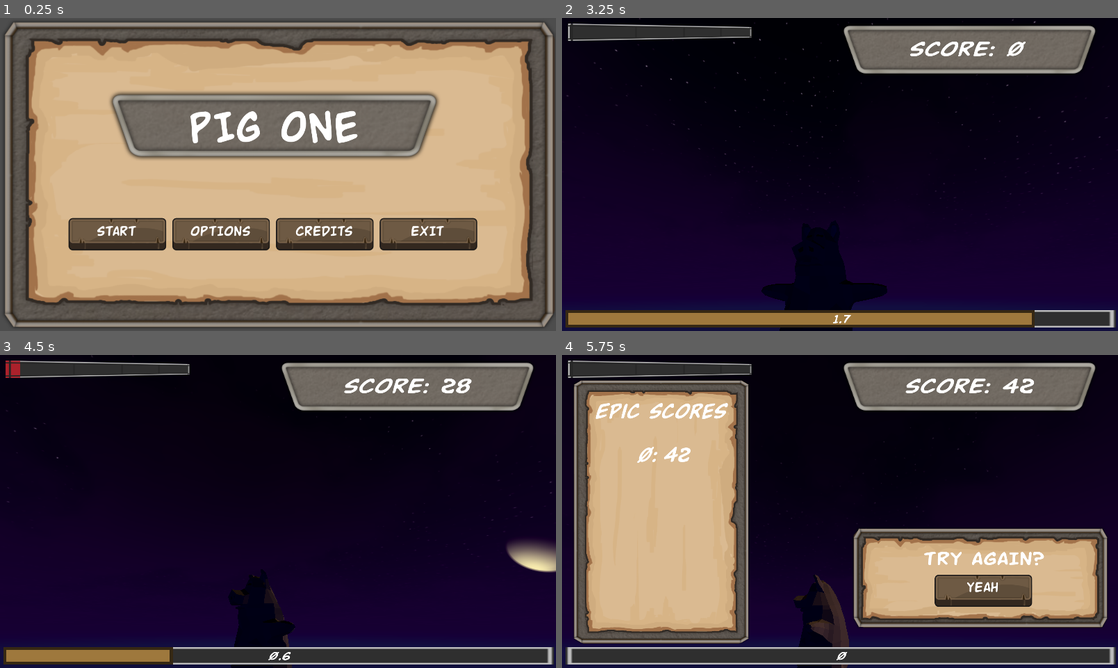
Above: before the commit, frames 1-4 (two rows, left to right).
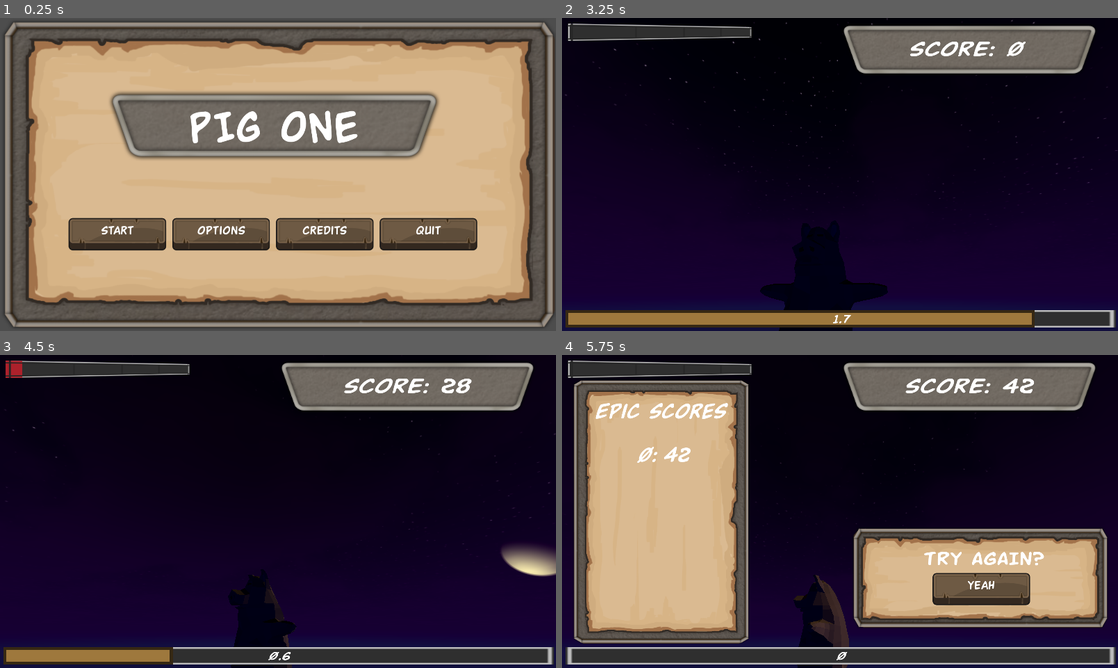
Above: after the commit, the same moments.

Repository: MattCharles/PigOne
Game: Godot game, scene res://Scenes/main_menu.tscn
The game is run twice, just before and just after one commit, with the same random seed, the same clock (stepped at 60 frames per second) and the same inputs. Before the commit the project has no main scene; this scene is started directly in both runs.
Inputs (mouse positions are in pixels of both pictures, inside the frame that each line leads up to):
- Up to frame 1 (0.25 s): no input
- Up to frame 2 (3.25 s): click "OPTIONS" (after the commit: "Options") at 0.5 s; click "CREDITS" (after the commit: "Credits") at 1.25 s; click "BACK" at 2 s; click "START" (after the commit: "Start") at 2.75 s
- Up to frame 3 (4.5 s): move the mouse to (400, 495) at 3.52 s; click (400, 495) at 3.67 s; move the mouse to (166, 527) at 4.27 s; click (166, 527) at 4.42 s
- Up to frame 4 (5.75 s): move the mouse to (895, 442) at 5.02 s; click (895, 442) at 5.17 s

The runs differ from the first frame. In frame 1, 0.7% of the frame differs, in the area x 17-80%, y 66-70%; in frame 2, 0.1%; in frame 3, 0.9%, in the area x 1-100%, y 0-94%; in frame 4, 0.8%.

Commit message:
Cleanup of filesystem structure, refactored buttons

Diff:
--- /dev/null
+++ b/Scenes/big_button.tscn
@@ -0,0 +1,68 @@
+[gd_scene load_steps=16 format=3 uid="uid://c1l88v70ir6ui"]
+
+[ext_resource type="Texture2D" uid="uid://v0nsl7h20c4t" path="res://Images/TextBTN_Big.png" id="1_yr88d"]
+[ext_resource type="Texture2D" uid="uid://b65mbochgeqv4" path="res://Images/TextBTN_Big_Pressed.png" id="2_pkvoe"]
+[ext_resource type="Texture2D" uid="uid://br33midyugaa5" path="res://Images/ModButton.png" id="3_x4tgo"]
+[ext_resource type="Script" path="res://Scripts/big_button.gd" id="4_n4j4n"]
+[ext_resource type="FontFile" uid="uid://b7r0m4wv7n1s2" path="res://Fonts/buddychampion.ttf" id="5_5g5vx"]
+[ext_resource type="AudioStream" uid="uid://bn1tn2a2e7jdv" path="res://Sounds/oink1.wav" id="6_ypvbp"]
+[ext_resource type="AudioStream" uid="uid://bt7suxliafnwu" path="res://Sounds/oink2.wav" id="7_20sp1"]
+[ext_resource type="AudioStream" uid="uid://05qki6htr1km" path="res://Sounds/oink3.wav" id="8_g33mt"]
+[ext_resource type="AudioStream" uid="uid://dbhfggxb3plcw" path="res://Sounds/oink4.wav" id="9_2dbw8"]
+[ext_resource type="AudioStream" uid="uid://cyomk1bwwj21b" path="res://Sounds/oink5.wav" id="10_2pm0a"]
+[ext_resource type="AudioStream" uid="uid://dkp2johb8vcnc" path="res://Sounds/oink6.wav" id="11_jgqtl"]
+[ext_resource type="AudioStream" uid="uid://bjgrhwxbgopqr" path="res://Sounds/oink7.wav" id="12_gfhmh"]
+[ext_resource type="AudioStream" uid="uid://dvw66ibj15d40" path="res://Sounds/oink8.wav" id="13_44fl0"]
+[ext_resource type="AudioStream" uid="uid://biln2w7msr8jr" path="res://Sounds/oink9.wav" id="14_2heob"]
+
+[sub_resource type="AudioStreamRandomizer" id="AudioStreamRandomizer_61seb"]
+streams_count = 9
+stream_0/stream = ExtResource("6_ypvbp")
+stream_0/weight = 1.0
+stream_1/stream = ExtResource("7_20sp1")
+stream_1/weight = 1.0
+stream_2/stream = ExtResource("8_g33mt")
+stream_2/weight = 1.0
+stream_3/stream = ExtResource("9_2dbw8")
+stream_3/weight = 1.0
+stream_4/stream = ExtResource("10_2pm0a")
+stream_4/weight = 1.0
+stream_5/stream = ExtResource("11_jgqtl")
+stream_5/weight = 1.0
+stream_6/stream = ExtResource("12_gfhmh")
+stream_6/weight = 1.0
+stream_7/stream = ExtResource("13_44fl0")
+stream_7/weight = 1.0
+stream_8/stream = ExtResource("14_2heob")
+stream_8/weight = 1.0
+
+[node name="big_button" type="TextureButton"]
+offset_right = 338.0
+offset_bottom = 112.0
+keep_pressed_outside = true
+texture_normal = ExtResource("1_yr88d")
+texture_pressed = ExtResource("2_pkvoe")
+texture_hover = ExtResource("3_x4tgo")
+script = ExtResource("4_n4j4n")
+
+[node name="Label" type="Label" parent="."]
+layout_mode = 1
+anchors_preset = 15
+anchor_right = 1.0
+anchor_bottom = 1.0
+offset_bottom = -28.0
+grow_horizontal = 2
+grow_vertical = 2
+theme_override_fonts/font = ExtResource("5_5g5vx")
+theme_override_font_sizes/font_size = 54
+text = "TEXT"
+horizontal_alignment = 1
+vertical_alignment = 1
+
+[node name="AudioStreamPlayer" type="AudioStreamPlayer" parent="."]
+stream = SubResource("AudioStreamRandomizer_61seb")
+bus = &"SFX"
+
+[connection signal="button_down" from="." to="." method="_on_button_down"]
+[connection signal="button_up" from="." to="." method="_on_button_up"]
+[connection signal="mouse_entered" from="." to="." method="_on_mouse_entered"]
--- a/Scenes/main_menu.tscn
+++ b/Scenes/main_menu.tscn
@@ -1,45 +1,12 @@
-[gd_scene load_steps=21 format=3 uid="uid://c2x1vf5wh7hr8"]
+[gd_scene load_steps=8 format=3 uid="uid://c2x1vf5wh7hr8"]
 
-[ext_resource type="Script" path="res://main_menu.gd" id="1_arqt2"]
+[ext_resource type="Script" path="res://Scripts/main_menu.gd" id="1_8yafj"]
 [ext_resource type="Texture2D" uid="uid://cyl5ou74o5epx" path="res://Images/UI board Large  stone.png" id="2_lxddo"]
 [ext_resource type="Texture2D" uid="uid://y0u768d3d1ja" path="res://Images/UI board Large  parchment.png" id="3_u41kw"]
-[ext_resource type="Texture2D" uid="uid://v0nsl7h20c4t" path="res://Images/TextBTN_Big.png" id="4_bia00"]
-[ext_resource type="Texture2D" uid="uid://b65mbochgeqv4" path="res://Images/TextBTN_Big_Pressed.png" id="5_k3k6p"]
-[ext_resource type="Texture2D" uid="uid://br33midyugaa5" path="res://Images/ModButton.png" id="6_rdqvm"]
-[ext_resource type="FontFile" uid="uid://b7r0m4wv7n1s2" path="res://Fonts/buddychampion.ttf" id="7_kp3us"]
+[ext_resource type="PackedScene" uid="uid://c1l88v70ir6ui" path="res://Scenes/big_button.tscn" id="4_8w1r4"]
 [ext_resource type="Texture2D" uid="uid://cdimxm8almcha" path="res://Images/IRONY TITLE  Large.png" id="8_2q2wb"]
 [ext_resource type="FontFile" uid="uid://cs63ql10bief" path="res://Fonts/buddychampionrotate.ttf" id="9_cvlqq"]
 [ext_resource type="AudioStream" uid="uid://dcjr1dj27vm7c" path="res://Sounds/Music/Holiday Weasel.mp3" id="10_lpk2g"]
-[ext_resource type="AudioStream" uid="uid://bn1tn2a2e7jdv" path="res://Sounds/oink1.wav" id="11_m6i5v"]
-[ext_resource type="AudioStream" uid="uid://bt7suxliafnwu" path="res://Sounds/oink2.wav" id="12_4dtrn"]
-[ext_resource type="AudioStream" uid="uid://05qki6htr1km" path="res://Sounds/oink3.wav" id="13_qk5qn"]
-[ext_resource type="AudioStream" uid="uid://dbhfggxb3plcw" path="res://Sounds/oink4.wav" id="14_qludr"]
-[ext_resource type="AudioStream" uid="uid://cyomk1bwwj21b" path="res://Sounds/oink5.wav" id="15_hclps"]
-[ext_resource type="AudioStream" uid="uid://dkp2johb8vcnc" path="res://Sounds/oink6.wav" id="16_0msn1"]
-[ext_resource type="AudioStream" uid="uid://bjgrhwxbgopqr" path="res://Sounds/oink7.wav" id="17_epdh6"]
-[ext_resource type="AudioStream" uid="uid://dvw66ibj15d40" path="res://Sounds/oink8.wav" id="18_jdmxl"]
-[ext_resource type="AudioStream" uid="uid://biln2w7msr8jr" path="res://Sounds/oink9.wav" id="19_ok141"]
-
-[sub_resource type="AudioStreamRandomizer" id="AudioStreamRandomizer_svkjy"]
-streams_count = 9
-stream_0/stream = ExtResource("11_m6i5v")
-stream_0/weight = 1.0
-stream_1/stream = ExtResource("12_4dtrn")
-stream_1/weight = 1.0
-stream_2/stream = ExtResource("13_qk5qn")
-stream_2/weight = 1.0
-stream_3/stream = ExtResource("14_qludr")
-stream_3/weight = 1.0
-stream_4/stream = ExtResource("15_hclps")
-stream_4/weight = 1.0
-stream_5/stream = ExtResource("16_0msn1")
-stream_5/weight = 1.0
-stream_6/stream = ExtResource("17_epdh6")
-stream_6/weight = 1.0
-stream_7/stream = ExtResource("18_jdmxl")
-stream_7/weight = 1.0
-stream_8/stream = ExtResource("19_ok141")
-stream_8/weight = 1.0
 
 [node name="Menu" type="Control"]
 layout_mode = 3
@@ -51,7 +18,7 @@
 offset_bottom = -4.0
 grow_horizontal = 2
 grow_vertical = 2
-script = ExtResource("1_arqt2")
+script = ExtResource("1_8yafj")
 
 [node name="Background" type="Sprite2D" parent="."]
 scale = Vector2(2.08667, 1.74313)
@@ -90,88 +57,28 @@
 anchor_top = 0.641
 anchor_right = 0.873
 anchor_bottom = 0.82
-offset_left = -0.00901794
-offset_top = -0.0750122
+offset_left = -0.00900269
+offset_top = -0.0749512
 offset_right = -1.28711
-offset_bottom = -3.50006
+offset_bottom = -80.5
 theme_override_constants/separation = 20
 alignment = 1
 
-[node name="Start" type="TextureButton" parent="ButtonContainer"]
+[node name="Start" parent="ButtonContainer" instance=ExtResource("4_8w1r4")]
 layout_mode = 2
-texture_normal = ExtResource("4_bia00")
-texture_pressed = ExtResource("5_k3k6p")
-texture_hover = ExtResource("6_rdqvm")
+text = "Start"
 
-[node name="Label" type="Label" parent="ButtonContainer/Start"]
-layout_mode = 1
-anchors_preset = -1
-anchor_right = 0.985
-anchor_bottom = 0.474
-offset_right = 0.0699768
-offset_bottom = -0.00801086
-theme_override_fonts/font = ExtResource("7_kp3us")
-theme_override_font_sizes/font_size = 64
-text = "START"
-horizontal_alignment = 1
-vertical_alignment = 1
+[node name="Options" parent="ButtonContainer" instance=ExtResource("4_8w1r4")]
+layout_mode = 2
+text = "Options"
 
-[node name="Options" type="TextureButton" parent="ButtonContainer"]
+[node name="Credits" parent="ButtonContainer" instance=ExtResource("4_8w1r4")]
 layout_mode = 2
-texture_normal = ExtResource("4_bia00")
-texture_pressed = ExtResource("5_k3k6p")
-texture_hover = ExtResource("6_rdqvm")
+text = "Credits"
 
-[node name="Label" type="Label" parent="ButtonContainer/Options"]
-layout_mode = 1
-anchors_preset = -1
-anchor_right = 0.985
-anchor_bottom = 0.474
-offset_right = 0.0699768
-offset_bottom = -0.00801086
-theme_override_fonts/font = ExtResource("7_kp3us")
-theme_override_font_sizes/font_size = 64
-text = "OPTIONS"
-horizontal_alignment = 1
-vertical_alignment = 1
-
-[node name="Credits" type="TextureButton" parent="ButtonContainer"]
+[node name="Quit" parent="ButtonContainer" instance=ExtResource("4_8w1r4")]
 layout_mode = 2
-texture_normal = ExtResource("4_bia00")
-texture_pressed = ExtResource("5_k3k6p")
-texture_hover = ExtResource("6_rdqvm")
-
-[node name="Label" type="Label" parent="ButtonContainer/Credits"]
-layout_mode = 1
-anchors_preset = -1
-anchor_right = 0.985
-anchor_bottom = 0.474
-offset_right = 0.0699768
-offset_bottom = -0.00801086
-theme_override_fonts/font = ExtResource("7_kp3us")
-theme_override_font_sizes/font_size = 64
-text = "CREDITS"
-horizontal_alignment = 1
-vertical_alignment = 1
-
-[node name="Exit" type="TextureButton" parent="ButtonContainer"]
-layout_mode = 2
-texture_normal = ExtResource("4_bia00")
-texture_pressed = ExtResource("5_k3k6p")
-texture_hover = ExtResource("6_rdqvm")
-
-[node name="Label" type="Label" parent="ButtonContainer/Exit"]
-layout_mode = 1
-anchors_preset = -1
-anchor_right = 0.985
-anchor_bottom = 0.474
-offset_right = 0.0699768
-offset_bottom = -0.00801086
-theme_override_fonts/font = ExtResource("7_kp3us")
-theme_override_font_sizes/font_size = 64
-text = "EXIT"
-horizontal_alignment = 1
-vertical_alignment = 1
+text = "Quit"
 
 [node name="TitleBackground" type="Sprite2D" parent="."]
 position = Vector2(948, 370)
@@ -198,24 +105,9 @@
 [node name="AudioStreamPlayer2D" type="AudioStreamPlayer2D" parent="."]
 stream = ExtResource("10_lpk2g")
 autoplay = true
-
-[node name="Oinker" type="AudioStreamPlayer" parent="."]
-stream = SubResource("AudioStreamRandomizer_svkjy")
-bus = &"SFX"
-
-[node name="Music" type="AudioStreamPlayer2D" parent="."]
 bus = &"Music"
 
-[connection signal="button_down" from="ButtonContainer/Start" to="." method="_on_start_button_down"]
-[connection signal="button_up" from="ButtonContainer/Start" to="." method="_on_start_button_up"]
-[connection signal="mouse_entered" from="ButtonContainer/Start" to="." method="_on_button_entered"]
-[connection signal="button_down" from="ButtonContainer/Options" to="." method="_on_options_button_down"]
-[connection signal="button_up" from="ButtonContainer/Options" to="." method="_on_options_button_up"]
-[connection signal="mouse_entered" from="ButtonContainer/Options" to="." method="_on_button_entered"]
-[connection signal="button_down" from="ButtonContainer/Credits" to="." method="_on_credits_button_down"]
-[connection signal="button_up" from="ButtonContainer/Credits" to="." method="_on_credits_button_up"]
-[connection signal="mouse_entered" from="ButtonContainer/Credits" to="." method="_on_button_entered"]
+[connection signal="pressed" from="ButtonContainer/Start" to="." method="_on_start_pressed"]
+[connection signal="pressed" from="ButtonContainer/Options" to="." method="_on_options_pressed"]
 [connection signal="pressed" from="ButtonContainer/Credits" to="." method="_on_credits_pressed"]
-[connection signal="button_down" from="ButtonContainer/Exit" to="." method="_on_exit_button_down"]
-[connection signal="button_up" from="ButtonContainer/Exit" to="." method="_on_exit_button_up"]
-[connection signal="mouse_entered" from="ButtonContainer/Exit" to="." method="_on_button_entered"]
+[connection signal="pressed" from="ButtonContainer/Quit" to="." method="_on_quit_pressed"]
--- a/sky.tscn
+++ b/Scenes/sky.tscn
@@ -1,29 +1,26 @@
-[gd_scene load_steps=32 format=3 uid="uid://bjjceeyq3csc3"]
-
-[ext_resource type="Script" path="res://sky.gd" id="1_awq8r"]
+[gd_scene load_steps=29 format=3 uid="uid://bjjceeyq3csc3"]
+
+[ext_resource type="Script" path="res://Scripts/sky.gd" id="1_awq8r"]
 [ext_resource type="Shader" path="res://sky.gdshader" id="2_itwhi"]
 [ext_resource type="Texture2D" uid="uid://bywxftcwg7x3i" path="res://stars.png" id="3_yetut"]
-[ext_resource type="Script" path="res://orbit.gd" id="4_8odkc"]
+[ext_resource type="Script" path="res://Scripts/orbit.gd" id="4_8odkc"]
 [ext_resource type="PackedScene" uid="uid://bwywh2x63up6a" path="res://Models/pig.glb" id="4_aumol"]
-[ext_resource type="Script" path="res://yoyo.gd" id="6_i6nqx"]
+[ext_resource type="Script" path="res://Scripts/yoyo.gd" id="6_i6nqx"]
 [ext_resource type="Texture2D" uid="uid://butflanp1c455" path="res://Images/ProgressBar/BarV7_Bar.png" id="7_1tsh8"]
-[ext_resource type="Script" path="res://score_bar.gd" id="7_vlgkg"]
+[ext_resource type="Script" path="res://Scripts/score_bar.gd" id="7_vlgkg"]
 [ext_resource type="Texture2D" uid="uid://bm118i8x8g4xg" path="res://Images/ProgressBar/BarV7_ProgressBarBorder.png" id="8_b4xvj"]
 [ext_resource type="Texture2D" uid="uid://daswanfwodgaa" path="res://Images/ProgressBar/BarV7_ProgressBar.png" id="9_2oii2"]
-[ext_resource type="Script" path="res://score.gd" id="11_afasc"]
+[ext_resource type="Script" path="res://Scripts/score.gd" id="11_afasc"]
 [ext_resource type="Texture2D" uid="uid://cdimxm8almcha" path="res://Images/IRONY TITLE  Large.png" id="11_yre4i"]
 [ext_resource type="FontFile" uid="uid://baeymqcpjqyhx" path="res://Fonts/buddychampionexpandital.ttf" id="12_61d4l"]
 [ext_resource type="FontFile" uid="uid://5qcsqc2qyog1" path="res://Fonts/buddychampionboldital.ttf" id="14_31nlj"]
-[ext_resource type="Script" path="res://countdown.gd" id="14_oq73b"]
+[ext_resource type="Script" path="res://Scripts/countdown.gd" id="14_oq73b"]
 [ext_resource type="Texture2D" uid="uid://di81qcv7t5uga" path="res://Images/ProgressBar/BarV6_Bar.png" id="15_pcq5f"]
 [ext_resource type="Texture2D" uid="uid://da4qhsjwpagng" path="res://Images/UI board Small  stone.png" id="17_h4e2r"]
-[ext_resource type="Script" path="res://retry.gd" id="17_y4ifw"]
+[ext_resource type="Script" path="res://Scripts/retry.gd" id="17_y4ifw"]
 [ext_resource type="Texture2D" uid="uid://b8lgbr805nsf6" path="res://Images/UI board Small  parchment.png" id="18_p0c22"]
 [ext_resource type="FontFile" uid="uid://d155ohlqgqnrb" path="res://Fonts/buddychampionexpand.ttf" id="19_hk0af"]
-[ext_resource type="Texture2D" uid="uid://v0nsl7h20c4t" path="res://Images/TextBTN_Big.png" id="20_5ky1v"]
-[ext_resource type="Texture2D" uid="uid://b65mbochgeqv4" path="res://Images/TextBTN_Big_Pressed.png" id="21_vjgjh"]
-[ext_resource type="Texture2D" uid="uid://br33midyugaa5" path="res://Images/ModButton.png" id="22_f8b87"]
-[ext_resource type="FontFile" uid="uid://b7r0m4wv7n1s2" path="res://Fonts/buddychampion.ttf" id="23_gqjqd"]
+[ext_resource type="PackedScene" uid="uid://c1l88v70ir6ui" path="res://Scenes/big_button.tscn" id="25_lovbp"]
 [ext_resource type="PackedScene" uid="uid://gwt6s7gedqg1" path="res://Scenes/scoreboard.tscn" id="25_nur8i"]
 [ext_resource type="AudioStream" uid="uid://dxh5fij2g43jk" path="res://Sounds/Music/Farting Around.mp3" id="26_a6jae"]
 
@@ -277,29 +274,17 @@
 text = "TRY AGAIN?"
 horizontal_alignment = 1
 
-[node name="Yeah" type="TextureButton" parent="CanvasLayer/RetryMenu/Control"]
-layout_mode = 0
-offset_left = -245.0
-offset_top = -46.0
-offset_right = 93.0
-offset_bottom = 66.0
-texture_normal = ExtResource("20_5ky1v")
-texture_pressed = ExtResource("21_vjgjh")
-texture_hover = ExtResource("22_f8b87")
-
-[node name="Label" type="Label" parent="CanvasLayer/RetryMenu/Control/Yeah"]
+[node name="Yeah" parent="CanvasLayer/RetryMenu/Control" instance=ExtResource("25_lovbp")]
 layout_mode = 1
 anchors_preset = -1
-anchor_right = 0.985
-anchor_bottom = 0.474
-offset_top = 13.0
-offset_right = 0.0699768
-offset_bottom = 19.912
-theme_override_fonts/font = ExtResource("23_gqjqd")
-theme_override_font_sizes/font_size = 64
-text = "YEAH"
-horizontal_alignment = 1
-vertical_alignment = 1
+anchor_left = -6.3
+anchor_top = -1.3
+anchor_right = 2.15
+anchor_bottom = 1.5
+offset_right = 0.0
+offset_bottom = 0.0
+text = "Yeah"
+metadata/_edit_use_anchors_ = true
 
 [node name="Scoreboard" parent="CanvasLayer/RetryMenu" instance=ExtResource("25_nur8i")]
 layout_mode = 1
@@ -317,5 +302,4 @@
 autoplay = true
 bus = &"Music"
 
-[connection signal="button_down" from="CanvasLayer/RetryMenu/Control/Yeah" to="CanvasLayer/RetryMenu" method="_on_yeah_button_down"]
-[connection signal="button_up" from="CanvasLayer/RetryMenu/Control/Yeah" to="CanvasLayer/RetryMenu" method="_on_yeah_button_up"]
+[connection signal="pressed" from="CanvasLayer/RetryMenu/Control/Yeah" to="CanvasLayer/RetryMenu" method="_on_yeah_pressed"]
--- /dev/null
+++ b/Scripts/big_button.gd
@@ -0,0 +1,23 @@
+extends TextureButton
+
+@export var text: String = "Text"
+@export var PRESS_OFFSET := Vector2(0.0, 20.0)
+@onready var audio_stream_player := $AudioStreamPlayer
+@onready var label := $Label
+
+func move_button(label: Label, pressed:bool) -> void:
+	label.position = label.position + PRESS_OFFSET if pressed else label.position - PRESS_OFFSET
+
+func _ready():
+	label.text = text
+
+func _on_button_down():
+	move_button(label, true)
+
+
+func _on_button_up():
+	move_button(label, false)
+
+
+func _on_mouse_entered():
+	audio_stream_player.play()
--- /dev/null
+++ b/Scripts/main_menu.gd
@@ -0,0 +1,16 @@
+extends Control
+
+func _on_credits_pressed():
+	get_tree().change_scene_to_file("res://Scenes/credits.tscn")
+
+
+func _on_start_pressed():
+	get_tree().change_scene_to_file("res://Scenes/sky.tscn")
+
+
+func _on_options_pressed():
+	pass # Replace with function body.
+
+
+func _on_quit_pressed():
+	get_tree().quit()
--- /dev/null
+++ b/Scripts/retry.gd
@@ -0,0 +1,6 @@
+extends Control
+
+@onready var countdown:Countdown = $"../Countdown"
+
+func _on_yeah_pressed():
+	countdown.reset_game()
--- a/main_menu.gd
+++ /dev/null
@@ -1,55 +0,0 @@
-extends Control
-
-@onready var start_label := $ButtonContainer/Start/Label
-@onready var options_label := $ButtonContainer/Options/Label
-@onready var exit_label := $ButtonContainer/Exit/Label
-@onready var credits_label := $ButtonContainer/Credits/Label
-@onready var oinker := $Oinker
-@export var PRESS_OFFSET := Vector2(0.0, 20.0)
-
-
-
-func move_button(label: Label, pressed:bool) -> void:
-	label.position = label.position + PRESS_OFFSET if pressed else label.position - PRESS_OFFSET
-
-
-func _on_start_button_down():
-	move_button(start_label, true)
-	get_tree().change_scene_to_file("res://sky.tscn")
-
-
-func _on_start_button_up():
-	move_button(start_label, false)
-
-
-func _on_options_button_down():
-	move_button(options_label, true)
-
-
-func _on_options_button_up():
-	move_button(options_label, false)
-
-
-func _on_exit_button_down():
-	get_tree().quit()
-	move_button(exit_label, true)
-
-
-func _on_exit_button_up():
-	move_button(exit_label, false)
-
-
-func _on_button_entered():
-	oinker.play()
-
-
-func _on_credits_button_down():
-	move_button(credits_label, true)
-
-
-func _on_credits_button_up():
-	move_button(credits_label, false)
-
-
-func _on_credits_pressed():
-	get_tree().change_scene_to_file("res://Scenes/credits.tscn")
--- a/project.godot
+++ b/project.godot
@@ -11,6 +11,7 @@
 [application]
 
 config/name="Jam"
+run/main_scene="res://Scenes/main_menu.tscn"
 config/features=PackedStringArray("4.1", "Forward Plus")
 config/icon="res://icon.svg"
 
--- a/retry.gd
+++ /dev/null
@@ -1,16 +0,0 @@
-extends Control
-@onready var yeah_label := $Control/Yeah/Label
-@export var PRESS_OFFSET := Vector2(0.0, 20.0)
-@onready var countdown:Countdown = $"../Countdown"
-
-func move_button(label: Label, pressed:bool) -> void:
-	label.position = label.position + PRESS_OFFSET if pressed else label.position - PRESS_OFFSET
-
-
-func _on_yeah_button_down():
-	countdown.reset_game()
-	move_button(yeah_label, true)
-
-
-func _on_yeah_button_up():
-	move_button(yeah_label, false)
Renamed: countdown.gd -> Scripts/countdown.gd
Renamed: orbit.gd -> Scripts/orbit.gd
Renamed: score.gd -> Scripts/score.gd
Renamed: score_bar.gd -> Scripts/score_bar.gd
Renamed: sky.gd -> Scripts/sky.gd
Renamed: yoyo.gd -> Scripts/yoyo.gd
